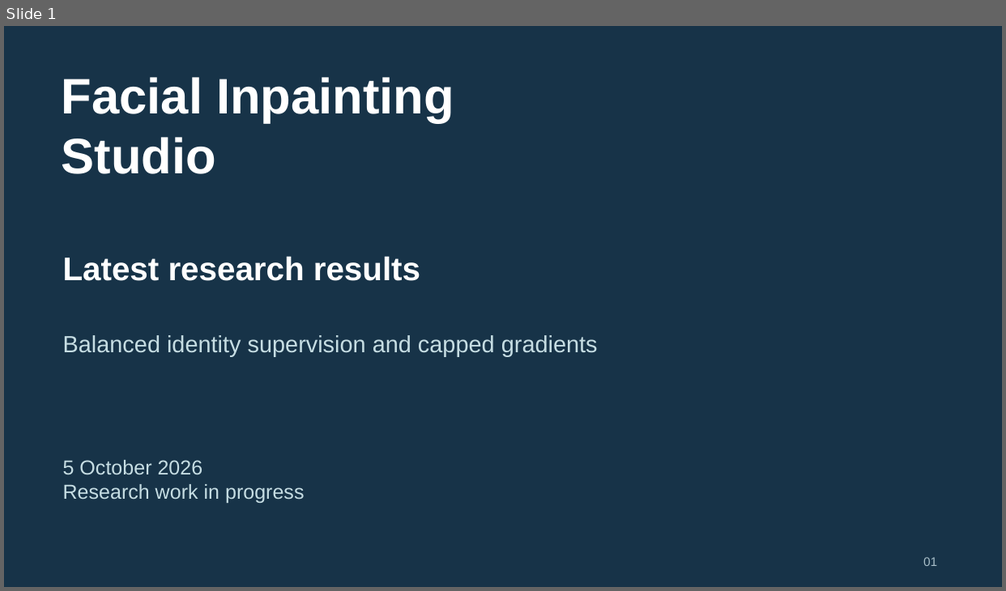
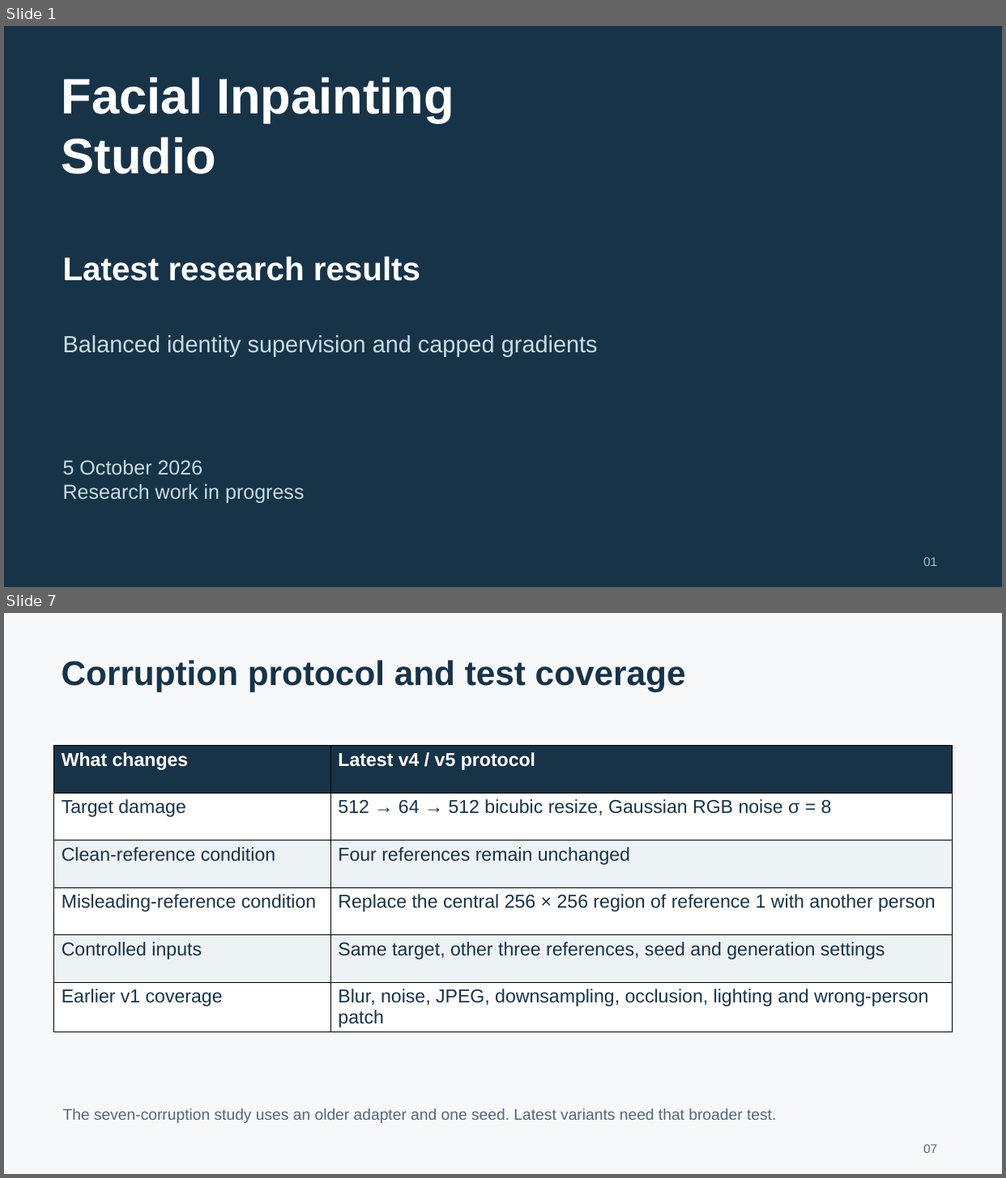
Before and after one commit to rehaan1603/facial-inpainting-studio, a slide deck: presentations/Facial_Inpainting_Results_2026-10-05.pptx. Shown one above the other, each under a label of ours: slide 1 before the commit, slides 1 and 7 after it; the slides between them are not shown. The pictures are 1006x591 and 1006x1178 pixels, drawn with LibreOffice and Linux fonts; fonts in the diff are those of the drawing. Boxes give left, top, right and bottom in pixels: in the first picture for what was removed or moved away, otherwise in the second. Text is boxed around its words. In the diff, an @@ line names an element or a change of style, - is before the commit and + after.

Commit message:
Expand latest presentation with architecture and corruption results

```diff
--- a/presentations/Facial_Inpainting_Results_2026-10-05.pptx
+++ b/presentations/Facial_Inpainting_Results_2026-10-05.pptx
@@ slide 7 added at <box>4,613,1002,1174</box>, background #F7F8FA @@
@@ text added at <box>62,660,686,692</box>, 33 pt, text #173348, bold @@
+Corruption protocol and test coverage
@@ table added at <box>54,746,953,1031</box>, 6 rows, 2 columns @@
+What changes | Latest v4 / v5 protocol
+Target damage | 512 → 64 → 512 bicubic resize, Gaussian RGB noise σ = 8
+Clean-reference condition | Four references remain unchanged
+Misleading-reference condition | Replace the central 256 × 256 region of reference 1 with another person
+Controlled inputs | Same target, other three references, seed and generation settings
+Earlier v1 coverage | Blur, noise, JPEG, downsampling, occlusion, lighting and wrong-person patch
@@ text added at <box>63,1109,776,1123</box>, 15 pt, text #536777 @@
+The seven-corruption study uses an older adapter and one seed. Latest variants need that broader test.
@@ text added at <box>923,1144,937,1153</box>, 12 pt, text #536777 @@
+07
```
Also in this commit, not shown: 13 slides changed, 5 other slides added, 1 other file.
